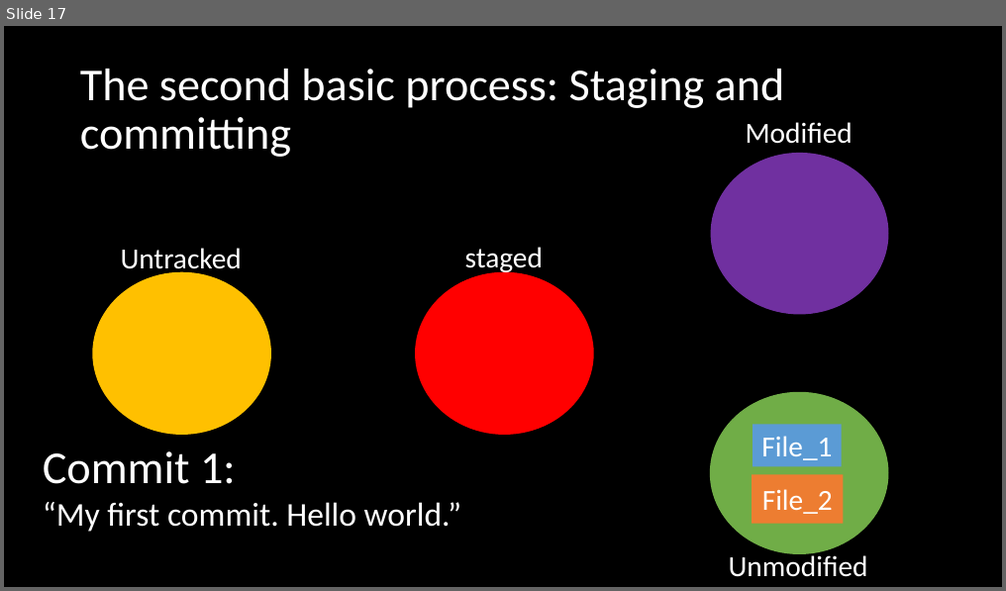
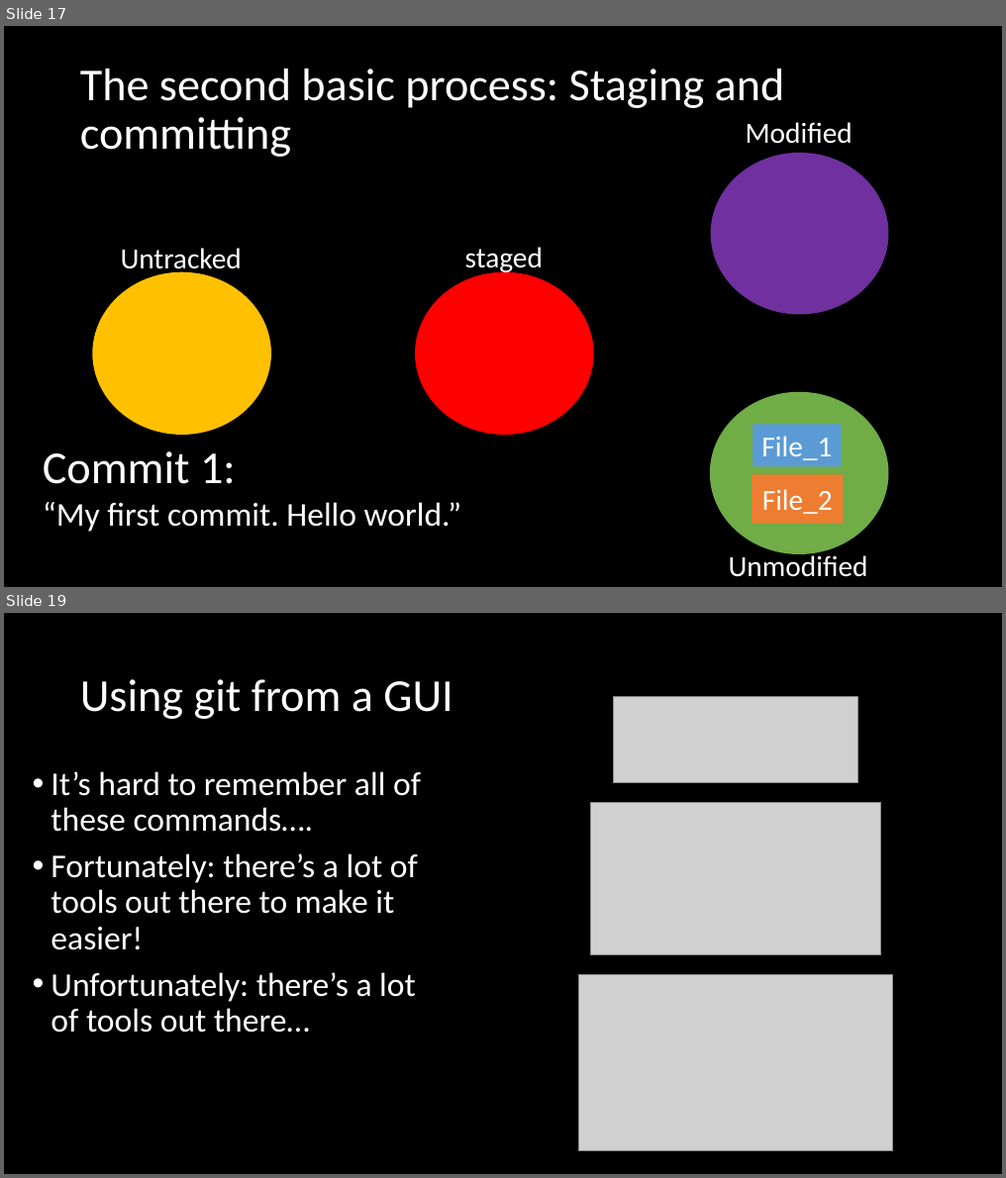
Before and after one commit to adsmithca/DFO_R_workshops, a slide deck: dfo_git_workshop/Using version control.pptx. Shown one above the other, each under a label of ours: slide 17 before the commit, slides 17 and 19 after it; the slides between them are not shown. The pictures are 1006x591 and 1006x1178 pixels, drawn with LibreOffice and Linux fonts; fonts in the diff are those of the drawing; grey boxes stand for pictures. Boxes give left, top, right and bottom in pixels: in the first picture for what was removed or moved away, otherwise in the second. Text is boxed around its words. In the diff, an @@ line names an element or a change of style, - is before the commit and + after.

Commit message:
Extended draft of the powerpoint
Still need to figure out if I want to present branching or collaboration first (likely I'll only be able to make it through one...). Also need to expand on the branches section

```diff
--- a/dfo_git_workshop/Using version control.pptx
+++ b/dfo_git_workshop/Using version control.pptx
@@ slide 19 added at box(4, 613, 1002, 1174), background #000000 @@
@@ title added at box(80, 679, 452, 719), 44 pt, text #FFFFFF @@
+Using git from a GUI
@@ picture added at box(614, 697, 857, 783) @@
@@ text added at box(51, 771, 421, 1033), 32 pt, text #FFFFFF @@
+• It’s hard to remember all of these commands….
+• Fortunately: there’s a lot of tools out there to make it easier!
+• Unfortunately: there’s a lot of tools out there…
@@ picture added at box(590, 802, 880, 956) @@
@@ picture added at box(579, 974, 893, 1152) @@
```
Also in this commit, not shown: 7 slides changed, 14 other slides added, 7 slides removed, 7 other files.
